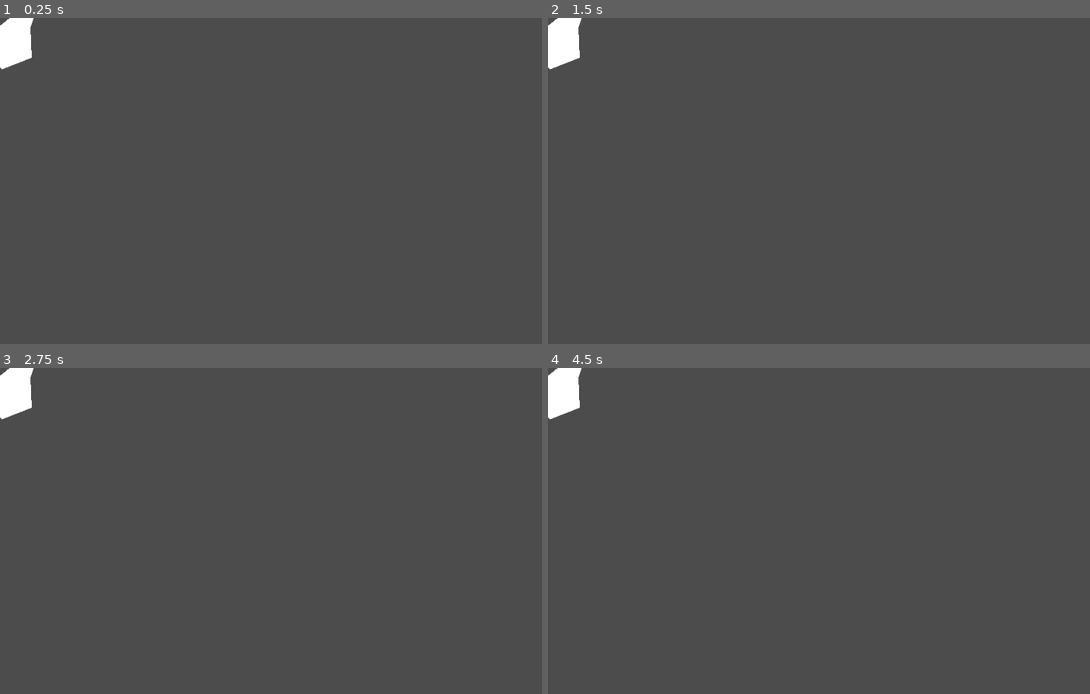
Above: before the commit, frames 1-4 (two rows, left to right).
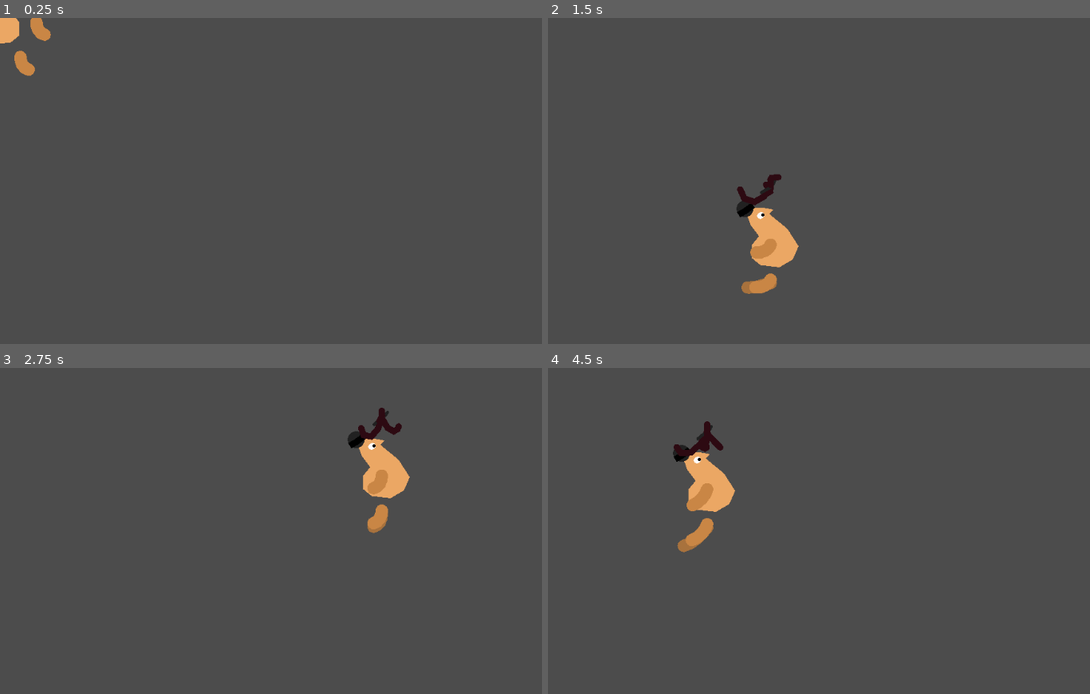
Above: after the commit, the same moments.

Repository: flurick/Game-Jam-Kit
Game: Godot game, scene res://Game.tscn
The game is run twice, just before and just after one commit, with the same random seed, the same clock (stepped at 60 frames per second) and the same inputs. The project has no main scene, so this scene is started directly.
Inputs (mouse positions are in pixels of both pictures, inside the frame that each line leads up to):
- Up to frame 1 (0.25 s): no input
- Up to frame 2 (1.5 s): tap Enter at 0.5 s; move the mouse to (1008, 184) at 0.52 s; click (1008, 184) at 0.67 s; tap Space at 0.77, 1.25 s; drag from (737, 223) to (835, 278) at 1.27 s
- Up to frame 3 (2.75 s): move the mouse to (379, 472) at 2.02 s; click (379, 472) at 2.17 s
- Up to frame 4 (4.5 s): tap Enter at 2.75 s; drag from (835, 628) to (672, 498) at 2.77 s; move the mouse to (1057, 609) at 3.52 s; click (1057, 609) at 3.67 s; tap Space at 3.77, 4.25 s; drag from (672, 498) to (770, 462) at 4.27 s

The runs differ from the first frame. In frame 1, 1.1% of the frame differs, in the area x 0-10%, y 0-18%; in frame 2, 2.6%; in frame 3, 2.6%; in frame 4, 2.7%, in the area x 0-35%, y 0-57%.

Commit message:
Tweaks and hairspray.gd

Diff:
--- a/Game.tscn
+++ b/Game.tscn
@@ -1,28 +1,131 @@
 [gd_scene load_steps=3 format=2]
 
-[sub_resource type="VisualScriptFunction" id=1]
-resource_name = "_physics_process"
-argument_count = 1
-argument_1/type = 3
-argument_1/name = "delta"
-
-[sub_resource type="VisualScript" id=2]
-data = {
-"base_type": "Polygon2D",
-"functions": [ {
-"data_connections": [  ],
-"function_id": 0,
-"name": "_physics_process",
-"nodes": [ 0, Vector2( -200, 0 ), SubResource( 1 ) ],
-"scroll": Vector2( -403, -100 ),
-"sequence_connections": [  ]
-} ],
-"signals": [  ],
-"variables": [  ]
-}
+[ext_resource path="res://HairSpray.gd" type="Script" id=1]
+[ext_resource path="res://Polygon2D.gd" type="Script" id=2]
 
 [node name="Node2D" type="Node2D"]
 
-[node name="Polygon2D" type="Polygon2D" parent="."]
-polygon = PoolVector2Array( 49, 15, 51, 64, 3, 83, -28, 49, -10, 21, 19, -3, 12, -10, 40, -12, 58, -10 )
-script = SubResource( 2 )
+[node name="CanvasLayer2" type="CanvasLayer" parent="."]
+
+[node name="Line2D2" type="Line2D" parent="CanvasLayer2"]
+position = Vector2( -0.614746, -43.7013 )
+points = PoolVector2Array( 0, 0, -9.51794, 16.1219, -19.1347, 21.5575, -25.4066, 18.2125, -27.079, 13.6132 )
+default_color = Color( 0.180392, 0.0431373, 0.0745098, 1 )
+begin_cap_mode = 2
+end_cap_mode = 2
+script = ExtResource( 1 )
+staleness = 0.6
+
+[node name="limb3" type="Line2D" parent="CanvasLayer2"]
+position = Vector2( -16.3123, 33.7852 )
+points = PoolVector2Array( -1.43467, -0.593348, -0.53508, 5.96078, 1.77814, 12.1294, 6.27608, 17.1414, 11.8021, 19.7116 )
+width = 20.0
+default_color = Color( 0.662745, 0.45098, 0.243137, 1 )
+begin_cap_mode = 2
+end_cap_mode = 2
+script = ExtResource( 1 )
+staleness = 0.7
+
+[node name="body" type="Polygon2D" parent="CanvasLayer2"]
+color = Color( 0.92549, 0.658824, 0.396078, 1 )
+offset = Vector2( -17, -41 )
+polygon = PoolVector2Array( 49, 15, 35.7406, 32.8613, 47.2564, 47.131, 46.7557, 68.4103, 33.2371, 79.4254, 3, 83, -18.5842, 70.413, -28, 49, -10, 21, 19, -3, 12.2082, -9.94761, 29.4819, -13.2021, 37.493, -13.4524, 58, -10 )
+script = ExtResource( 2 )
+
+[node name="Line2D" type="Line2D" parent="CanvasLayer2/body"]
+position = Vector2( -16.5973, -37.805 )
+points = PoolVector2Array( 31.5684, -4.24841, 33.3228, -3.44433 )
+default_color = Color( 1, 1, 1, 1 )
+begin_cap_mode = 2
+end_cap_mode = 2
+
+[node name="Line2D2" type="Line2D" parent="CanvasLayer2/body"]
+process_priority = -1
+position = Vector2( 12.4957, -42.6933 )
+points = PoolVector2Array( 0, 0, 0.1, 0 )
+width = 5.0
+default_color = Color( 0, 0, 0, 1 )
+begin_cap_mode = 2
+end_cap_mode = 2
+
+[node name="hat" type="Line2D" parent="CanvasLayer2/body"]
+process_priority = -1
+position = Vector2( 41.2078, -52.3982 )
+points = PoolVector2Array( 0, 0, 0.1, 0 )
+width = 27.0
+default_color = Color( 0.133333, 0.133333, 0.133333, 1 )
+begin_cap_mode = 2
+end_cap_mode = 2
+round_precision = 16
+
+[node name="hat2" type="Line2D" parent="CanvasLayer2/body"]
+process_priority = -1
+position = Vector2( 41.2078, -52.3982 )
+points = PoolVector2Array( 10.3026, 9.76176, 0.862007, 4.34219, -8.05406, -1.77669, -12.9492, -5.97248 )
+default_color = Color( 0, 0, 0, 1 )
+round_precision = 16
+
+[node name="Line2D" type="Line2D" parent="CanvasLayer2"]
+position = Vector2( -0.614746, -43.7013 )
+points = PoolVector2Array( 0, 0, 6.37065, 17.7944, 16.8237, 29.9199, 28.9492, 27.8293, 33.1304, 16.54 )
+default_color = Color( 0.180392, 0.0431373, 0.0745098, 1 )
+begin_cap_mode = 2
+end_cap_mode = 2
+script = ExtResource( 1 )
+staleness = 0.6
+
+[node name="hat-side" type="Line2D" parent="CanvasLayer2"]
+position = Vector2( -4.28508, -43.9052 )
+points = PoolVector2Array( 34.2918, -9.71773, 28.6975, -13.5913, 25.201, -18.4864 )
+width = 5.0
+default_color = Color( 0.133333, 0.133333, 0.133333, 1 )
+begin_cap_mode = 2
+end_cap_mode = 2
+script = ExtResource( 1 )
+staleness = 0.8
+
+[node name="hat-side2" type="Line2D" parent="CanvasLayer2"]
+position = Vector2( -1.8382, -43.4974 )
+points = PoolVector2Array( 45.1317, -0.362816, 51.2506, 4.00781, 57.3695, 9.77703 )
+width = 5.0
+default_color = Color( 0.133333, 0.133333, 0.133333, 1 )
+begin_cap_mode = 2
+end_cap_mode = 2
+script = ExtResource( 1 )
+staleness = 0.8
+
+[node name="Line2D3" type="Line2D" parent="CanvasLayer2"]
+position = Vector2( 34.2567, -49.6128 )
+points = PoolVector2Array( -1.43467, -0.593348, -1.97178, 7.31877, 2.32101, 16.1303 )
+default_color = Color( 0.180392, 0.0431373, 0.0745098, 1 )
+begin_cap_mode = 2
+end_cap_mode = 2
+script = ExtResource( 1 )
+
+[node name="Line2D4" type="Line2D" parent="CanvasLayer2"]
+position = Vector2( 40.9856, -45.5347 )
+points = PoolVector2Array( -1.43467, -0.593348, -0.53508, 5.96078 )
+default_color = Color( 0.180392, 0.0431373, 0.0745098, 1 )
+begin_cap_mode = 2
+end_cap_mode = 2
+script = ExtResource( 1 )
+
+[node name="limb" type="Line2D" parent="CanvasLayer2"]
+position = Vector2( 28.7512, 2.79133 )
+points = PoolVector2Array( -1.43467, -0.593348, -0.53508, 5.96078, 1.77814, 12.1294, 6.27608, 17.1414, 11.8021, 19.7116 )
+width = 20.0
+default_color = Color( 0.792157, 0.529412, 0.27451, 1 )
+begin_cap_mode = 2
+end_cap_mode = 2
+script = ExtResource( 1 )
+staleness = 0.7
+
+[node name="limb2" type="Line2D" parent="CanvasLayer2"]
+position = Vector2( 15.905, 30.9305 )
+points = PoolVector2Array( -1.43467, -0.593348, -0.53508, 5.96078, 1.77814, 12.1294, 6.27608, 17.1414, 11.8021, 19.7116 )
+width = 20.0
+default_color = Color( 0.792157, 0.529412, 0.27451, 1 )
+begin_cap_mode = 2
+end_cap_mode = 2
+script = ExtResource( 1 )
+staleness = 0.7
--- /dev/null
+++ b/HairSpray.gd
@@ -0,0 +1,22 @@
+extends Line2D
+
+export var target = "../body"
+export var staleness = 0.3
+onready var start_points = points
+onready var start_offset = global_position - get_node(target).global_position
+
+
+func _process(delta):
+
+
+	var scaled_offset = start_offset * get_node(target).scale
+	points[0] = get_node(target).position + scaled_offset
+
+	var p: Vector2
+	var last_p = points[0]
+	for i in range (1, points.size()):
+
+		var start_delta = start_points[i]-start_points[i-1]
+		start_delta.x *= get_node(target).scale.x
+		points[i] = points[i].linear_interpolate (last_p+start_delta, staleness)
+		last_p = points[i]
--- /dev/null
+++ b/Polygon2D.gd
@@ -0,0 +1,11 @@
+extends Polygon2D
+
+
+func _process(delta):
+	position = get_global_mouse_position()
+
+
+func _input(event):
+	#face mouse cursor
+	if event is InputEventMouseMotion:
+		scale.x = lerp( scale.x, clamp(-event.speed.x, -1, 1), 1 )
--- a/project.godot
+++ b/project.godot
@@ -20,7 +20,7 @@
 
 [editor_plugins]
 
-enabled=PoolStringArray( "QuickPluginManager", "caretoshare", "deadline", "dnd" )
+enabled=PoolStringArray( "QuickPluginManager", "caretoshare", "deadline", "dnd", "paint" )
 
 [rendering]
 
Not shown, changed: addons/dnd/ActionSource.gd
Not shown, changed: addons/dnd/plugin.gd
Not shown, changed: addons/dnd/row.gd
Not shown, changed: addons/paint/VarLabel.gd
Not shown, changed: addons/paint/main_panel.gd
Not shown, changed: addons/paint/main_panel.tscn
Not shown, changed: addons/paint/paint.gd
